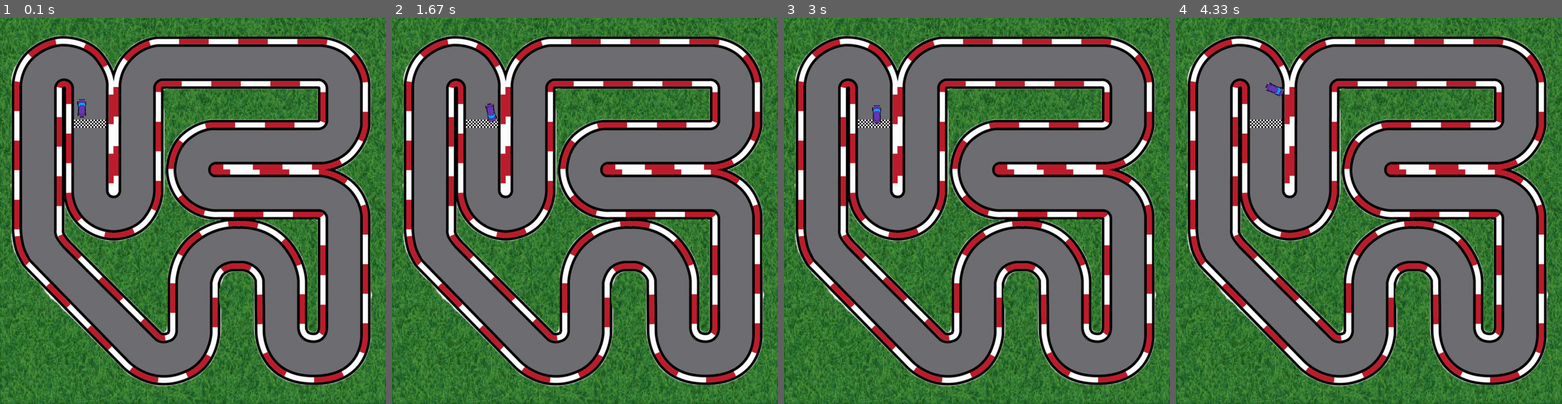
Above: before the commit, frames 1-4 (left to right).
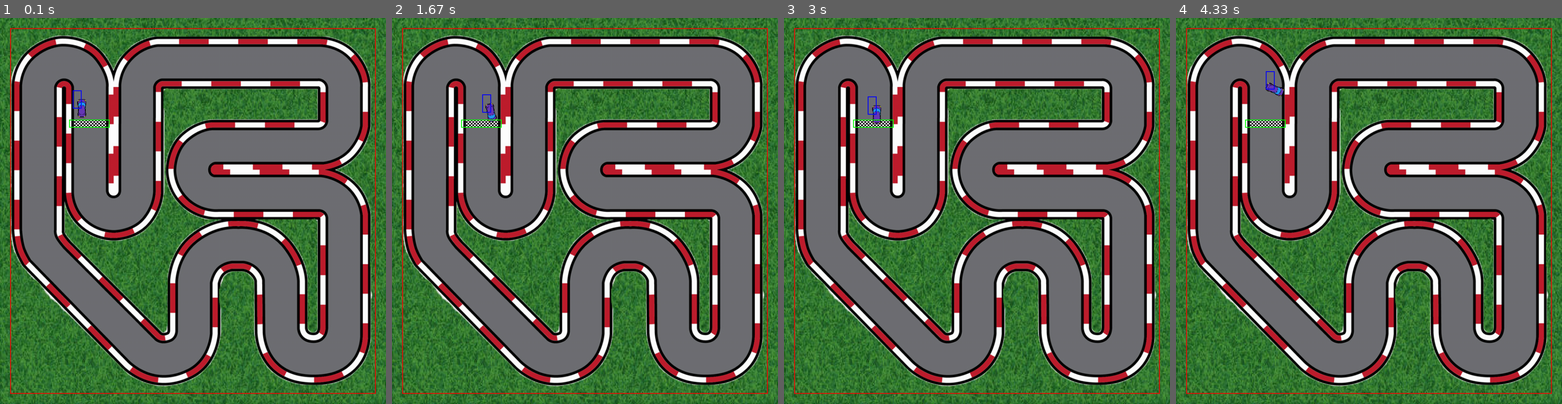
Above: after the commit, the same moments.

Repository: AmirmasoudCS/Pygame-Course
Game: pygame game, started from project_04/main.py
Two runs of this game, one before a commit and one after it. Both use one fixed random seed, a clock stepped at 60 frames per second and the inputs below.
Inputs:
- Up to frame 1 (0.1 s): no input
- Up to frame 2 (1.67 s): hold D 0.33-0.8 s; hold W 0.83-1.13 s; hold D 1.17-1.63 s
- Up to frame 3 (3 s): hold A 1.67-2.2 s; hold S 2.23-2.53 s; hold A 2.57-2.97 s
- Up to frame 4 (4.33 s): hold W 3-3.37 s; hold D 3.4-4.03 s; hold S from 4.07 s (still down)

The runs differ from the first frame. In frame 1, 1.4% of the frame differs, in the area x 2-98%, y 2-98%; in frame 2, 1.4%; in frame 3, 1.4%; in frame 4, 1.4%.

Commit message:
Making the draw function mroe informative

Diff:
--- a/project_04/main.py
+++ b/project_04/main.py
@@ -124,6 +124,17 @@
         window.blit(image, position)
 
     player_car.draw(window)
+
+    # Show border rectangle
+    pygame.draw.rect(window, (255, 0, 0), BORDER_RECT, 2)
+
+    # Show finish rectangle
+    pygame.draw.rect(window, (0, 255, 0), FINISH_RECT, 2)
+
+    # Show car rectangle
+    car_rect = player_car.img.get_rect(center=(player_car.x, player_car.y))
+    pygame.draw.rect(window, (0, 0, 255), car_rect, 2)
+
     pygame.display.update()
 
 
